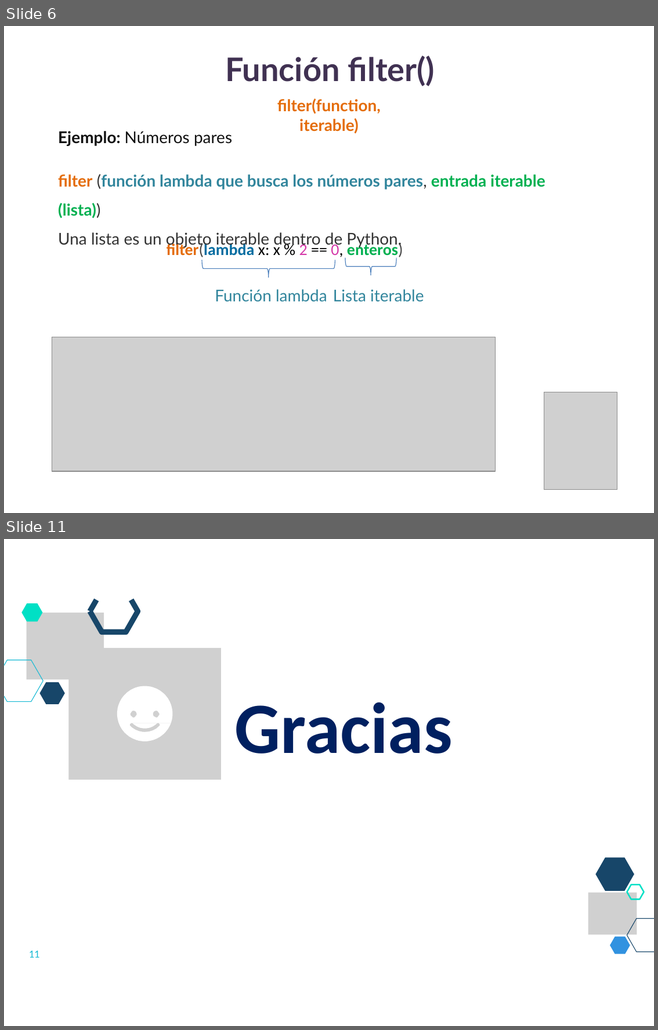
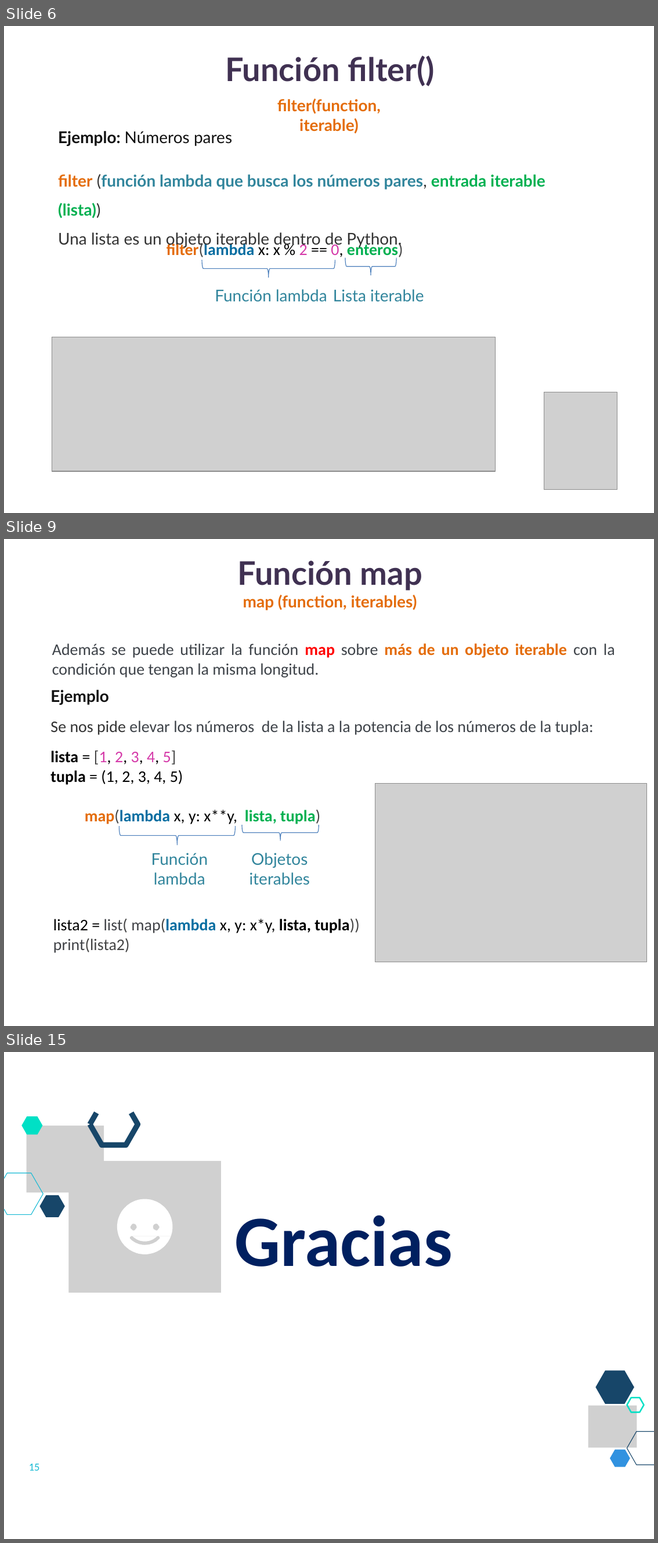
Before and after one commit to lizetheP/Analitica, a slide deck: CalendarioAgo2022/presentaciones/11_FuncionesOrdenSuperior.pptx. Shown one above the other, each under a label of ours: slides 6 and 11 before the commit, slides 6, 9 and 15 after it; the slides between them are not shown. The pictures are 658x1030 and 658x1543 pixels, drawn with LibreOffice and Linux fonts; fonts in the diff are those of the drawing; grey boxes stand for pictures. Boxes give left, top, right and bottom in pixels: in the first picture for what was removed or moved away, otherwise in the second. Text is boxed around its words. In the diff, an @@ line names an element or a change of style, - is before the commit and + after.

```diff
--- a/CalendarioAgo2022/presentaciones/11_FuncionesOrdenSuperior.pptx
+++ b/CalendarioAgo2022/presentaciones/11_FuncionesOrdenSuperior.pptx
@@ slide 9 added at box(4, 539, 654, 1026), background #FFFFFF @@
@@ title added at box(237, 560, 422, 591), 36 pt, text #403152, bold @@
+Función map
@@ text added at box(243, 595, 417, 610), 18 pt, text #E46C0A, bold @@
+map (function, iterables)
@@ text added at box(52, 643, 615, 678), 18 pt, text #3E4349 @@
+Además se puede utilizar la función map sobre más de un objeto iterable con la condición que tengan la misma longitud.
@@ text added at box(50, 690, 593, 785), 18 pt, text #3E4349 @@
+Ejemplo
+Se nos pide elevar los números de la lista a la potencia de los números de la tupla:
+lista = [1, 2, 3, 4, 5]
+tupla = (1, 2, 3, 4, 5)
@@ picture added at box(375, 783, 647, 962) @@
@@ text added at box(85, 809, 320, 824), 18 pt, text #00B050, bold @@
+map(lambda x, y: x**y, lista, tupla)
@@ left brace added at box(119, 826, 235, 845), outline #4B7EBC 0.75 pt @@
@@ left brace added at box(242, 825, 318, 841), outline #4B7EBC 0.75 pt @@
@@ text added at box(151, 853, 208, 885), 18 pt, text #31859C @@
+Función lambda
@@ text added at box(249, 853, 310, 885), 18 pt, text #31859C @@
+Objetos iterables
@@ text added at box(53, 918, 359, 953), 18 pt, text #000000 @@
+lista2 = list( map(lambda x, y: x*y, lista, tupla))
+print(lista2)
@@ what was slide 11 is now slide 15 @@
@@ page number at box(29, 1464, 40, 1471): text changed @@
-11
+15
```
Also in this commit, not shown: 5 slides changed, 3 other slides added, 14 other files.
